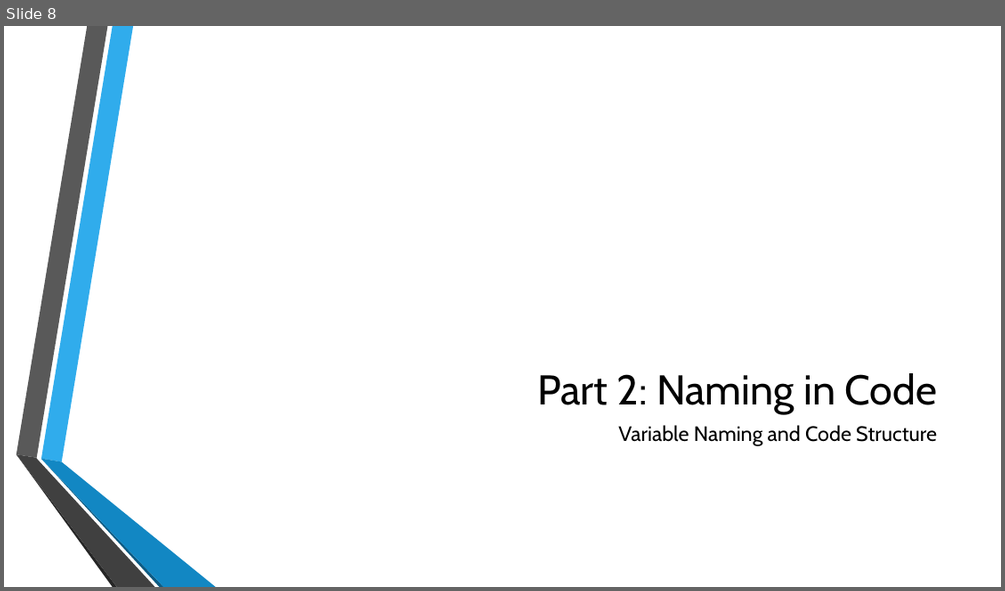
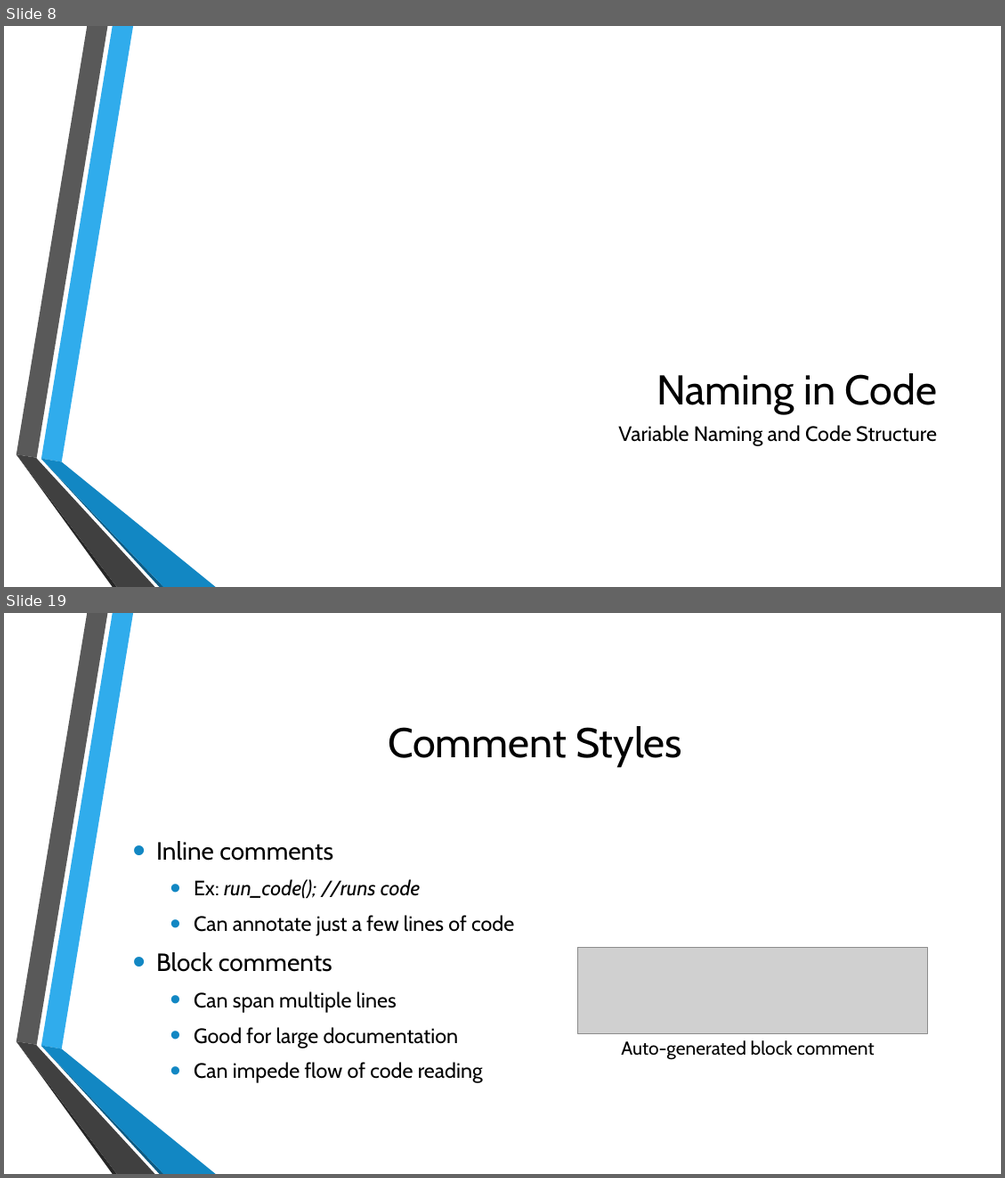
Before and after one commit to divalbanerjee/Programming, a slide deck: etc/organization.pptx. Shown one above the other, each under a label of ours: slide 8 before the commit, slides 8 and 19 after it; the slides between them are not shown. The pictures are 1005x591 and 1005x1178 pixels, drawn with LibreOffice and Linux fonts; fonts in the diff are those of the drawing; grey boxes stand for pictures; background and template pictures are left out. Boxes give left, top, right and bottom in pixels: in the first picture for what was removed or moved away, otherwise in the second. Text is boxed around its words. In the diff, an @@ line names an element or a change of style, - is before the commit and + after.

```diff
--- a/etc/organization.pptx
+++ b/etc/organization.pptx
@@ slide 19 added at [4, 613, 1001, 1174], background picture (left out); not listed: 6 template elements that a slide beside it also shows @@
@@ title added at [388, 726, 682, 767], 40 pt, text #000000 @@
+Comment Styles
@@ text added at [156, 841, 514, 1083], 20 pt, text #000000 @@
+• Inline comments
+  • Ex: run_code(); //runs code
+  • Can annotate just a few lines of code
+• Block comments
+  • Can span multiple lines
+  • Good for large documentation
+  • Can impede flow of code reading
@@ picture added at [577, 948, 928, 1033] @@
@@ text added at [621, 1040, 874, 1060], 18 pt, text #000000 @@
+Auto-generated block comment
@@ slide 8 changed as well @@
@@ title at [656, 373, 937, 414]: text changed @@
-Part 2: Naming in Code
+Naming in Code
```
Also in this commit, not shown: 3 other slides changed, 18 other slides added, 1 slide removed.
